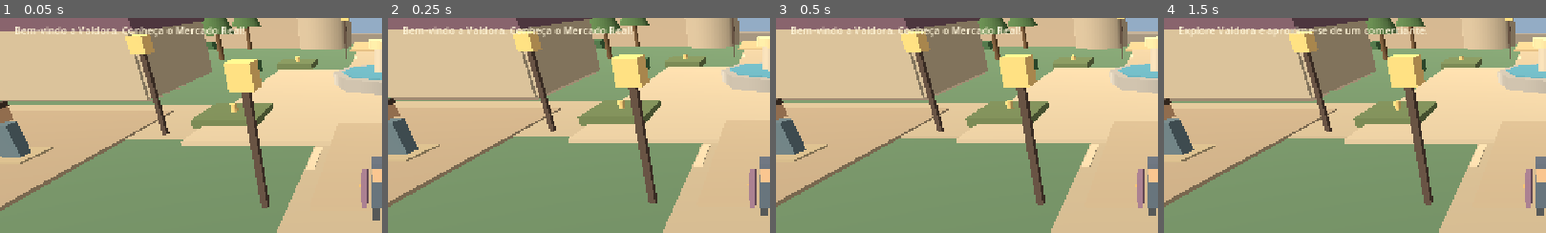
Above: before the commit, frames 1-4 (left to right).
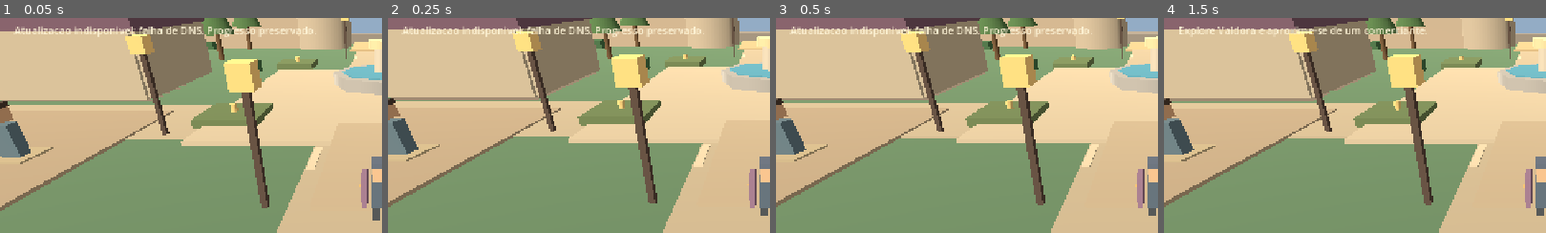
Above: after the commit, the same moments.

Repository: evoluagency/channel
Game: Godot game, scene res://scenes/Main.tscn
The game is run twice, just before and just after one commit, with the same random seed, the same clock (stepped at 60 frames per second) and the same inputs.
Inputs:
- Up to frame 1 (0.05 s): no input
- Up to frame 2 (0.25 s): no input
- Up to frame 3 (0.5 s): no input
- Up to frame 4 (1.5 s): click "ATUALIZAR" at 0.5 s; click "EXPLORAR" at 1.25 s
The pictures show only the part of the screen within x 0-50%, y 12-62%; the shares and areas given below are measured in that part.

The runs differ from the first frame. In frame 1, 1.5% of the frame differs, in the area x 3-83%, y 4-9%; in frame 2, 1.3%; in frame 3, 1.3%; in frame 4, nothing differs.

Commit message:
fix(valdora): exibir falha real do atualizador no Android Alpha 0.2.1

Diff:
--- a/game/scripts/content_updater.gd
+++ b/game/scripts/content_updater.gd
@@ -1,5 +1,5 @@
 extends Node
-## Valdora Alpha 0.2 — atualizador de conteúdo exclusivamente declarativo.
+## Valdora Alpha 0.2.1 — atualizador de conteúdo exclusivamente declarativo.
 ## Nenhum script, APK, executável ou pacote PCK é baixado nesta fase.
 ## HTTPS obrigatório; somente um domínio e caminho fixos; SHA-256 conferido.
 
@@ -45,7 +45,8 @@
     checking = true
     var error := manifest_http.request(MANIFEST_URL, PackedStringArray(["Accept: application/json", "Cache-Control: no-cache"]))
     if error != OK:
-        _finish("Sem conexão com o serviço de atualizações; jogo offline disponível")
+        print("[VALDORA_UPDATE] request-init manifesto error=", error)
+        _finish("Consulta nao iniciada (erro %d); jogo offline disponivel" % error)
 
 func text_for(key: String, fallback: String) -> String:
     if current_texts.has(key):
@@ -56,9 +57,41 @@
     checking = false
     status_changed.emit(message)
 
+# A UI da Alpha 0.2 escondia a causa do erro; esta rotina preserva
+# o estado offline e identifica etapa, resultado Godot e status HTTP.
+# Nao registra corpo de resposta, credenciais ou dados pessoais.
+func _explain_network_error(stage: String, result: int, response_code: int) -> String:
+    var reason := "Rede (%d)" % result
+    match result:
+        HTTPRequest.RESULT_SUCCESS:
+            if response_code == 401 or response_code == 403:
+                reason = "acesso negado (HTTP %d)" % response_code
+            elif response_code == 404:
+                reason = "arquivo nao encontrado (HTTP 404)"
+            elif response_code >= 300 and response_code < 400:
+                reason = "redirecionamento HTTP %d" % response_code
+            else:
+                reason = "resposta HTTP %d" % response_code
+        HTTPRequest.RESULT_CANT_RESOLVE:
+            reason = "falha de DNS"
+        HTTPRequest.RESULT_CANT_CONNECT:
+            reason = "servidor inacessivel"
+        HTTPRequest.RESULT_CONNECTION_ERROR:
+            reason = "conexao interrompida"
+        HTTPRequest.RESULT_TLS_HANDSHAKE_ERROR:
+            reason = "falha de certificado/TLS"
+        HTTPRequest.RESULT_TIMEOUT:
+            reason = "tempo de resposta esgotado"
+        HTTPRequest.RESULT_REDIRECT_LIMIT_REACHED:
+            reason = "redirecionamento bloqueado"
+        _:
+            reason = "rede: codigo %d" % result
+    print("[VALDORA_UPDATE] stage=%s result=%d http=%d reason=%s" % [stage, result, response_code, reason])
+    return "Atualizacao indisponivel: %s. Progresso preservado." % reason
+
 func _on_manifest_completed(result: int, response_code: int, _headers: PackedStringArray, body: PackedByteArray) -> void:
     if result != HTTPRequest.RESULT_SUCCESS or response_code != 200:
-        _finish("Sem acesso às atualizações; conteúdo local preservado")
+        _finish(_explain_network_error("manifesto", result, response_code))
         return
     if body.size() == 0 or body.size() > MAX_MANIFEST_BYTES:
         _finish("Manifesto de atualização inválido")
@@ -97,11 +130,12 @@
     pending_hash = hash_hex
     var error := content_http.request(url, PackedStringArray(["Accept: application/json"]))
     if error != OK:
-        _finish("Download não iniciado; conteúdo local preservado")
+        print("[VALDORA_UPDATE] request-init conteudo error=", error)
+        _finish("Download nao iniciado (erro %d); conteudo local preservado" % error)
 
 func _on_content_completed(result: int, response_code: int, _headers: PackedStringArray, body: PackedByteArray) -> void:
     if result != HTTPRequest.RESULT_SUCCESS or response_code != 200:
-        _finish("Falha no download; conteúdo local preservado")
+        _finish(_explain_network_error("conteudo", result, response_code))
         return
     if body.size() == 0 or body.size() > MAX_CONTENT_BYTES or _sha256(body) != pending_hash:
         _finish("Arquivo não passou na verificação SHA-256")
--- a/game/scripts/main.gd
+++ b/game/scripts/main.gd
@@ -61,8 +61,8 @@
 
 func _on_update_status(message: String) -> void:
     print("[VALDORA_UPDATE] ", message)
-    if message.begins_with("Valdora: ") or message.begins_with("Há uma versão nova"):
-        _notify(message)
+    # Sempre informar o resultado ao jogador (sucesso ou falha).
+    _notify(message)
 
 func _on_content_changed(_payload: Dictionary) -> void:
     print("[VALDORA_UPDATE] Novo conteúdo disponível neste aparelho")
Not shown, changed: game/export_presets.cfg
Not shown, added: game/docs/RELATORIO_ALPHA_021.md
